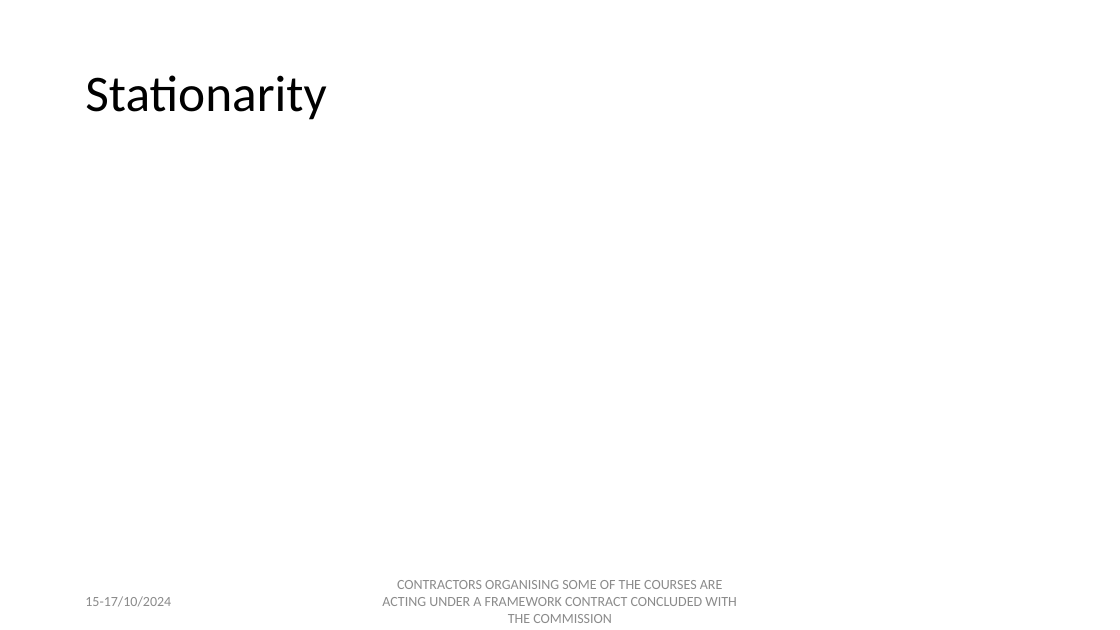
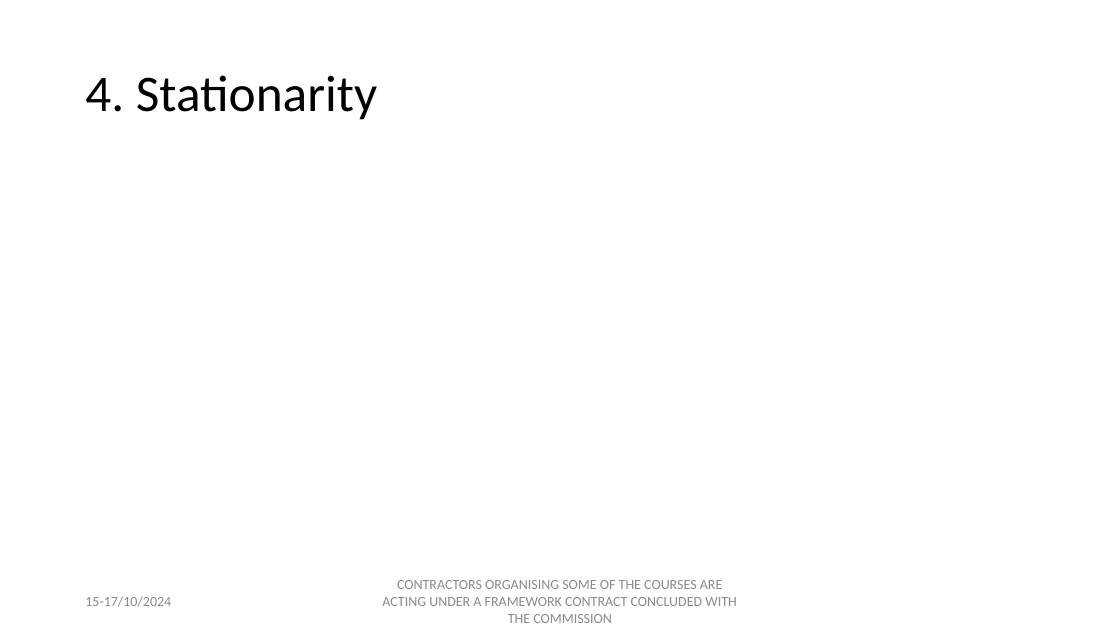
Before and after one commit to palatej/ESTP2024, a slide deck: slide 9 of Presentations/1.5 Time series.pptx (slide 6 before the commit). Drawn at 1120x630 pixels with LibreOffice and Linux fonts; fonts in the diff are those of the drawing; grey boxes stand for pictures. Boxes give left, top, right and bottom in pixels: in the first picture for what was removed or moved away, otherwise in the second. Text is boxed around its words. In the diff, an @@ line names an element or a change of style, - is before the commit and + after.

```diff
--- a/Presentations/1.5 Time series.pptx
+++ b/Presentations/1.5 Time series.pptx
@@ title at (x1=85, y1=75, x2=377, y2=120): text changed @@
-Stationarity
+4. Stationarity
```
Also in this commit, not shown: 4 other slides changed, 3 slides added, 12 other files.
